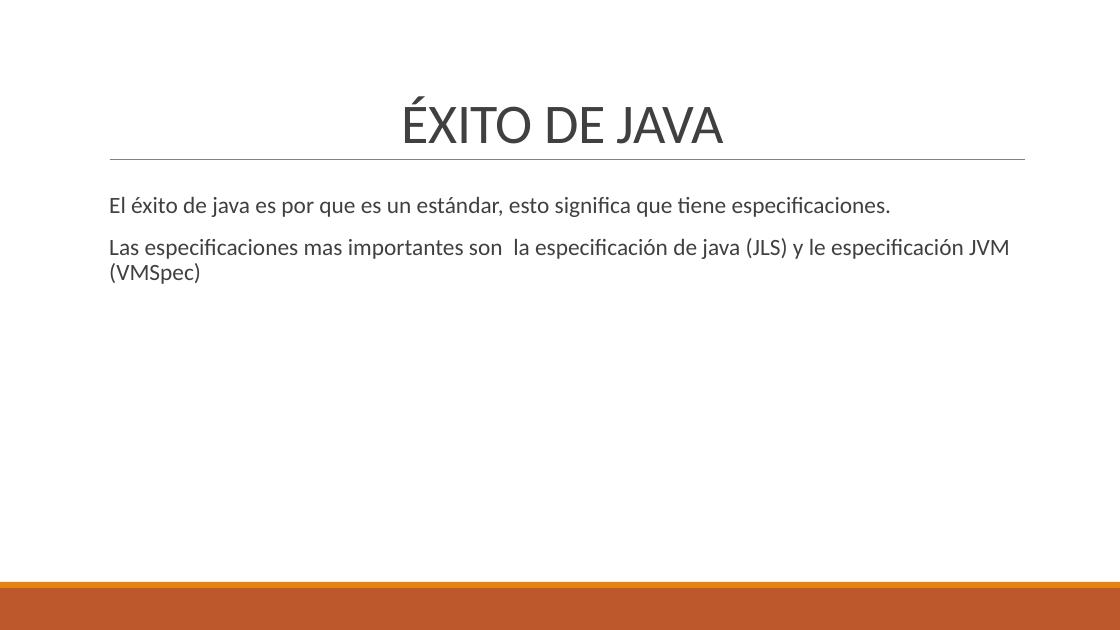
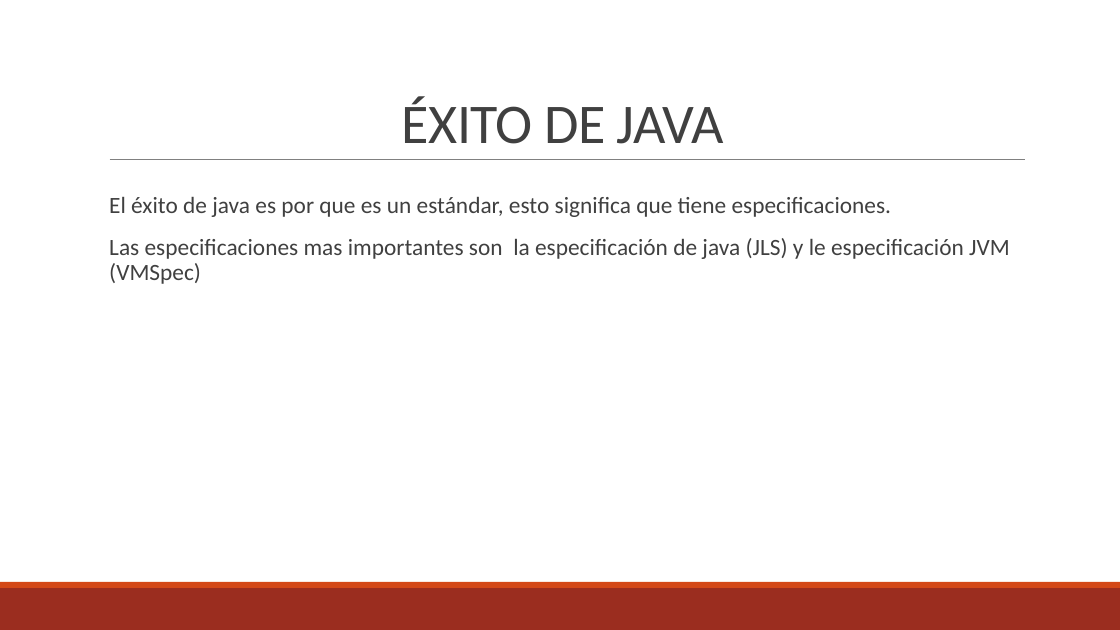
Before and after one commit to JeffersonCabrera/Java, a slide deck: slide 3 of Java.pptx. Drawn at 1120x630 pixels with LibreOffice and Linux fonts; fonts in the diff are those of the drawing. Boxes give left, top, right and bottom in pixels: in the first picture for what was removed or moved away, otherwise in the second. Text is boxed around its words. In the diff, an @@ line names an element or a change of style, - is before the commit and + after.

```diff
--- a/Java.pptx
+++ b/Java.pptx
@@ rectangle at [0,588,1120,630]: fill #BD582C to #9B2D1F @@
@@ rectangle at [0,582,1120,588]: fill #E48312 to #D34817 @@
```
Also in this commit, not shown: 3 other slides changed, 2 slides added, 2 slides removed.
